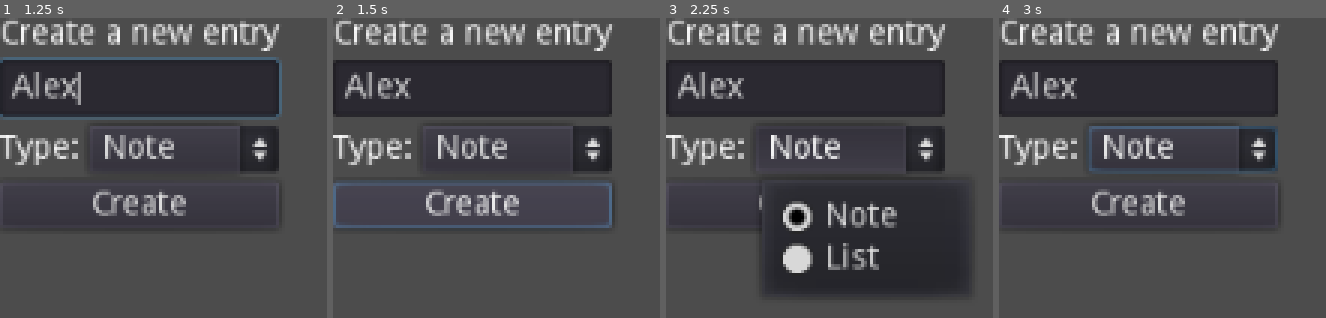
Above: before the commit, frames 1-4 (left to right).
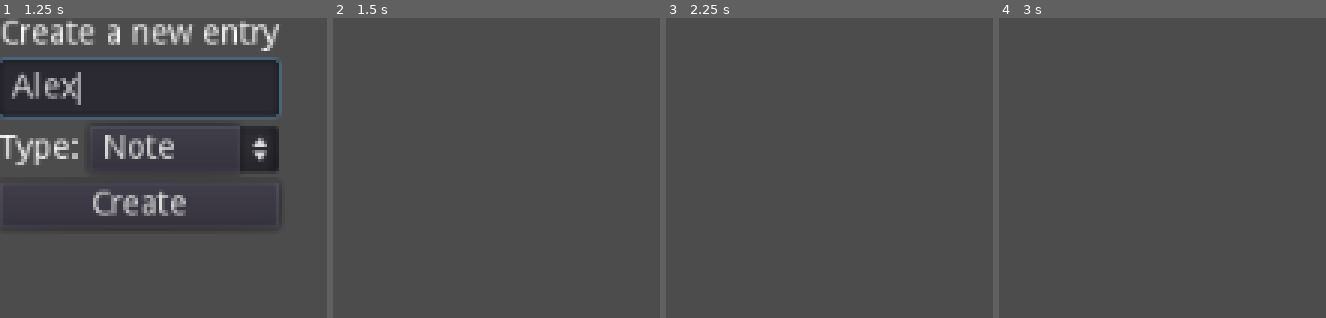
Above: after the commit, the same moments.

Repository: b7g/warm_bee
Game: Godot game, scene res://dialog/add_entry.tscn
Two runs of this game, one before a commit and one after it. Both use one fixed random seed, a clock stepped at 60 frames per second and the inputs below. This scene is started directly instead of the project's main scene.
Inputs (mouse positions are in pixels of both pictures, inside the frame that each line leads up to):
- Up to frame 1 (1.25 s): click (140, 87) at 0.52 s; type "Alex" at 0.6 s
- Up to frame 2 (1.5 s): click "Create" at 1.25 s
- Up to frame 3 (2.25 s): click (849, 150) at 2 s, where only the run before the commit has a clickable "Note"
- Up to frame 4 (3 s): click (1182, 150) at 2.75 s, where only the run before the commit has a clickable "Note"

Frame 1 is identical in both runs. In frame 2, 26% of the frame differs, in the area x 0-86%, y 1-70%; in frame 3, 47%, in the area x 0-93%, y 1-92%; in frame 4, 26%.
Error before the commit: Invalid get index 'entries' (on base: 'Dictionary'). (res://singleton/data.gd:30)
Error after the commit: Invalid get index 'entries' (on base: 'Dictionary'). (res://singleton/data.gd:39)

Commit message:
Saving/loading data to/from file

Diff:
--- a/godot/dialog/add_collection.gd
+++ b/godot/dialog/add_collection.gd
@@ -23,5 +23,4 @@
 	if collection_name.empty():
 		return
 	Data.create_collection(collection_name)
-	_main.collection_added()
 	queue_free()
--- a/godot/dialog/add_entry.gd
+++ b/godot/dialog/add_entry.gd
@@ -26,6 +26,5 @@
 	var entry_type: int = _opt_entry_type.selected
 	if entry_name.empty():
 		return
-	var entry_id: int = Data.create_entry(entry_name, entry_type)
-	_main.entry_added(entry_id)
+	Data.create_entry(entry_name, entry_type)
 	queue_free()
--- a/godot/singleton/data.gd
+++ b/godot/singleton/data.gd
@@ -1,4 +1,6 @@
 extends Node
+
+const PATH_SAVE_DATA: String = "user://warm_bee.data"
 
 var _collections: Array = []
 var _selected_collection: Dictionary
@@ -6,8 +8,13 @@
 var _main: Control
 
 
+func _ready() -> void:
+	_load_data_from_file()
+
+
 func set_main_ref(main: Control) -> void:
 	_main = main
+	_main.display_collections()
 
 
 func create_collection(c_name: String) -> void:
@@ -18,9 +25,11 @@
 	}
 	_collections.push_back(new_collection)
 	_selected_collection = new_collection
+	_main.display_collections()
+	_save_data_to_file()
 
 
-func create_entry(e_name: String, type: int) -> int:
+func create_entry(e_name: String, type: int) -> void:
 	var new_entry: Dictionary
 	var entry_id: int = _get_unique_id()
 	if type == Structure.ENTRY_TYPES.NOTE:
@@ -28,7 +37,8 @@
 	elif type == Structure.ENTRY_TYPES.LIST:
 		new_entry = { "id": entry_id, "name": e_name, "type": type, "content": [] }
 	_selected_collection["entries"].push_back(new_entry)
-	return entry_id
+	_main.entry_added(entry_id)
+	_save_data_to_file()
 
 
 func select_collection_by_id(collection_id: int) -> void:
@@ -39,6 +49,10 @@
 			break
 
 
+func select_entry_by_id(entry_id: int) -> void:
+	_main.display_entry_content(entry_id)
+
+
 func get_collections() -> Array:
 	return _collections.duplicate()
 
@@ -47,5 +61,44 @@
 	return _selected_collection["entries"].duplicate()
 
 
+func _save_data_to_file() -> void:
+	var file: File = File.new()
+	var err: int = file.open(PATH_SAVE_DATA, File.WRITE)
+	if not err == OK:
+		push_error("Could not save collection data (file creation failed) [err: %s]" % err)
+		return
+	file.store_string(to_json(_collections))
+	file.close()
+
+
+func _load_data_from_file() -> void:
+	var file: File = File.new()
+	if not file.file_exists(PATH_SAVE_DATA):
+		return
+	var err: int = file.open(PATH_SAVE_DATA, File.READ)
+	if not err == OK:
+		push_error("Could not load collection data (opening file failed) [err: %s]" % err)
+		return
+	var file_content: String = file.get_line()
+	file.close()
+	if file_content.empty():
+		return
+	var parse_result = parse_json(file_content)
+	if not typeof(parse_result) == TYPE_ARRAY:
+		push_error("Could not load collection data (parse result datatype mismatch)")
+		return
+	_collections = _clean_up_json_parse_result(parse_result)
+
+
+# numerical values are parsed as float
+func _clean_up_json_parse_result(parse_result: Array) -> Array:
+	for collection in parse_result:
+		collection["id"] = int(collection["id"])
+		for entry in collection["entries"]:
+			entry["id"] = int(entry["id"])
+			entry["type"] = int(entry["type"])
+	return parse_result
+
+
 func _get_unique_id() -> int:
 	return int(Time.get_unix_time_from_system() * 1000)
--- a/godot/ui_component/entry_button.gd
+++ b/godot/ui_component/entry_button.gd
@@ -19,4 +19,4 @@
 
 
 func _on_EntryButton_pressed() -> void:
-	_main.display_entry_content(_entry["id"])
+	Data.select_entry_by_id(_entry["id"])
--- a/godot/warm_bee.gd
+++ b/godot/warm_bee.gd
@@ -14,13 +14,21 @@
 	Data.set_main_ref(self)
 
 
-func collection_added() -> void:
-	_display_collections()
-
-
 func entry_added(entry_id: int) -> void:
 	display_entries()
 	display_entry_content(entry_id)
+
+
+func display_collections() -> void:
+	for child in _collection_list.get_children():
+		child.queue_free()
+	var collections: Array = Data.get_collections()
+	_btn_add_entry.disabled = collections.empty()
+	for collection in collections:
+		var collection_button: Control = _ui_collection_button_res.instance()
+		collection_button.set_main_ref(self)
+		collection_button.set_collection(collection)
+		_collection_list.add_child(collection_button)
 
 
 func display_entries() -> void:
@@ -33,20 +41,8 @@
 		_entry_list.add_child(entry_button)
 
 
-func display_entry_content(entry_id: int) -> void:
+func display_entry_content(_entry_id: int) -> void:
 	pass
-
-
-func _display_collections() -> void:
-	for child in _collection_list.get_children():
-		child.queue_free()
-	var collections: Array = Data.get_collections()
-	_btn_add_entry.disabled = collections.empty()
-	for collection in collections:
-		var collection_button: Control = _ui_collection_button_res.instance()
-		collection_button.set_main_ref(self)
-		collection_button.set_collection(collection)
-		_collection_list.add_child(collection_button)
 
 
 func _on_ButtonAddCollection_pressed() -> void:
